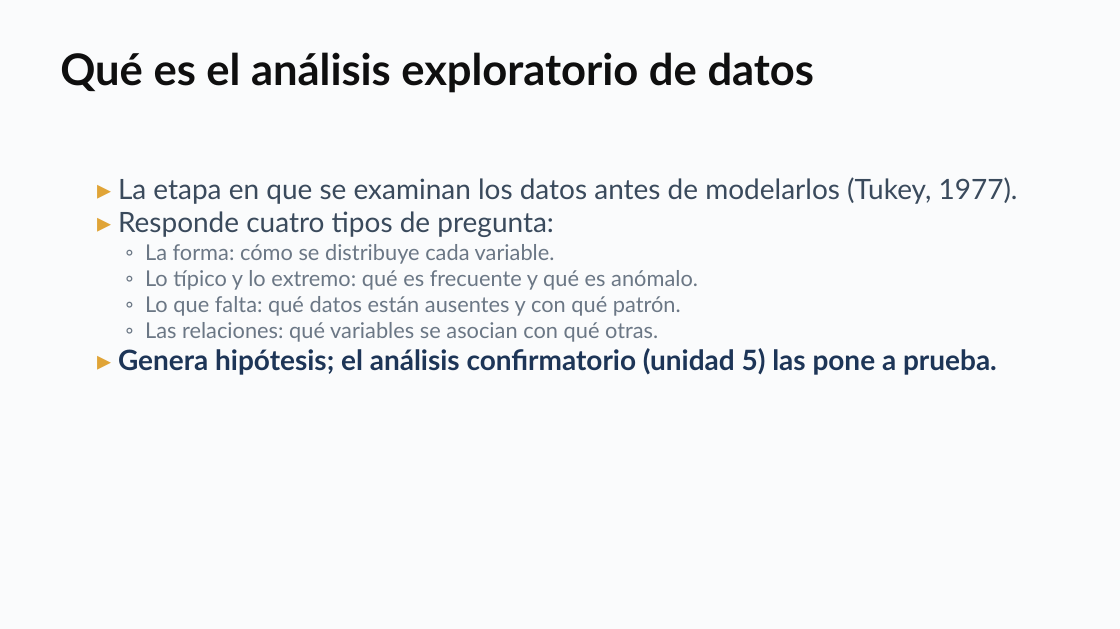
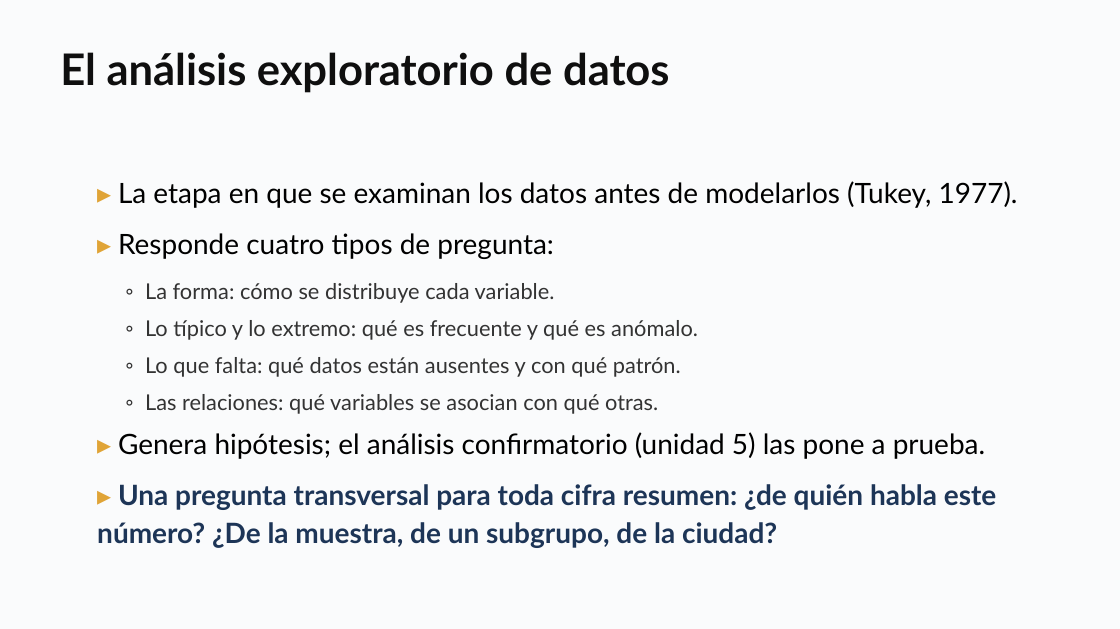
Before and after one commit to daniopitz/cienciadatos, a slide deck: slide 9 of presentaciones/clase02_pandas_eda.pptx (slide 17 before the commit). Drawn at 1120x629 pixels with LibreOffice and Linux fonts; fonts in the diff are those of the drawing. Boxes give left, top, right and bottom in pixels: in the first picture for what was removed or moved away, otherwise in the second. Text is boxed around its words. In the diff, an @@ line names an element or a change of style, - is before the commit and + after.

```diff
--- a/presentaciones/clase02_pandas_eda.pptx
+++ b/presentaciones/clase02_pandas_eda.pptx
@@ text at [60,52,670,93]: text changed @@
-Qué es el análisis exploratorio de datos
+El análisis exploratorio de datos
@@ text at [118,181,1018,459]: text colour #3A4A5C to #000000 in "La etapa en que se examinan los ...", "Responde cuatro tipos de pregunta:"; text colour #6B7785 to #333333 in "◦ La forma: cómo se distribuye cada ...", "◦ Lo típico y lo extremo: qué ...", "◦ Lo que falta: qué datos están ...", "◦ Las relaciones: qué variables se asocian ..."; text colour #1D3557 to #000000, bold off in "Genera hipótesis; el análisis confirmatorio (unidad 5) ..."; line spacing 1 to 1.12; more space between paragraphs @@
@@ text at [97,484,997,548]: paragraph added @@
+▸ Una pregunta transversal para toda cifra resumen: ¿de quién habla este número? ¿De la muestra, de un subgrupo, de la ciudad?
```
Also in this commit, not shown: 21 other slides changed, 6 slides added, 4 slides removed, 2 other files.
